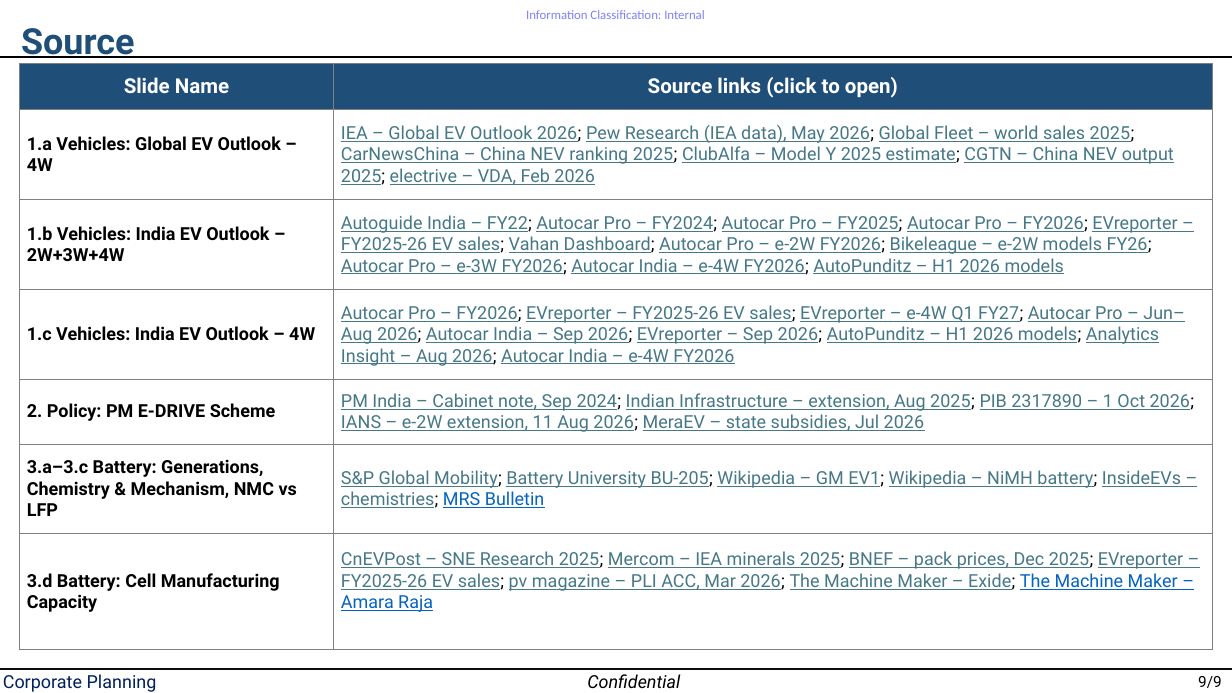
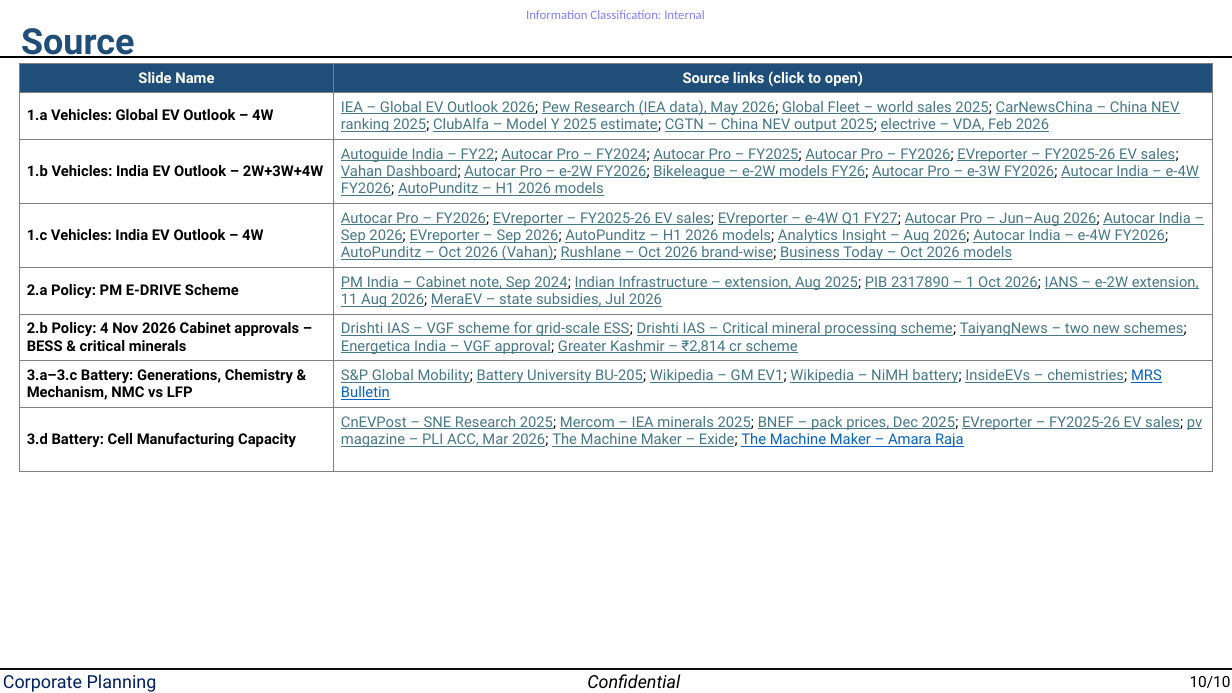
Before and after one commit to Crypto-ashish/ev, a slide deck: slide 11 of EV study.pptx (slide 10 before the commit). Drawn at 1232x693 pixels with LibreOffice and Linux fonts; fonts in the diff are those of the drawing. Boxes give left, top, right and bottom in pixels: in the first picture for what was removed or moved away, otherwise in the second. Text is boxed around its words. In the diff, an @@ line names an element or a change of style, - is before the commit and + after.

```diff
--- a/EV study.pptx
+++ b/EV study.pptx
@@ table at <box>19,64,1213,650</box> @@
-row 4: 1.c Vehicles: India EV Outlook – 4W | Autocar Pro – FY2026; EVreporter – FY2025-26 EV sales; EVreporter – e-4W Q1 FY27; Autocar Pro – Jun–Aug 2026; Autocar India – Sep 2026; EVreporter – Sep 2026; AutoPunditz – H1 2026 models; Analytics Insight – Aug 2026; Autocar India – e-4W FY2026
-row 5: 2. Policy: PM E-DRIVE Scheme | PM India – Cabinet note, Sep 2024; Indian Infrastructure – extension, Aug 2025; PIB 2317890 – 1 Oct 2026; IANS – e-2W extension, 11 Aug 2026; MeraEV – state subsidies, Jul 2026
+row 4: 1.c Vehicles: India EV Outlook – 4W | Autocar Pro – FY2026; EVreporter – FY2025-26 EV sales; EVreporter – e-4W Q1 FY27; Autocar Pro – Jun–Aug 2026; Autocar India – Sep 2026; EVreporter – Sep 2026; AutoPunditz – H1 2026 models; Analytics Insight – Aug 2026; Autocar India – e-4W FY2026; AutoPunditz – Oct 2026 (Vahan); Rushlane – Oct 2026 brand-wise; Business Today – Oct 2026 models
+row 5: 2.a Policy: PM E-DRIVE Scheme | PM India – Cabinet note, Sep 2024; Indian Infrastructure – extension, Aug 2025; PIB 2317890 – 1 Oct 2026; IANS – e-2W extension, 11 Aug 2026; MeraEV – state subsidies, Jul 2026
+row 6: 2.b Policy: 4 Nov 2026 Cabinet approvals – BESS & critical minerals | Drishti IAS – VGF scheme for grid-scale ESS; Drishti IAS – Critical mineral processing scheme; TaiyangNews – two new schemes; Energetica India – VGF approval; Greater Kashmir – ₹2,814 cr scheme
@@ text at <box>1190,676,1231,688</box>: text changed @@
-9/9
+10/10
```
Also in this commit, not shown: 8 other slides changed, 1 slide added.
